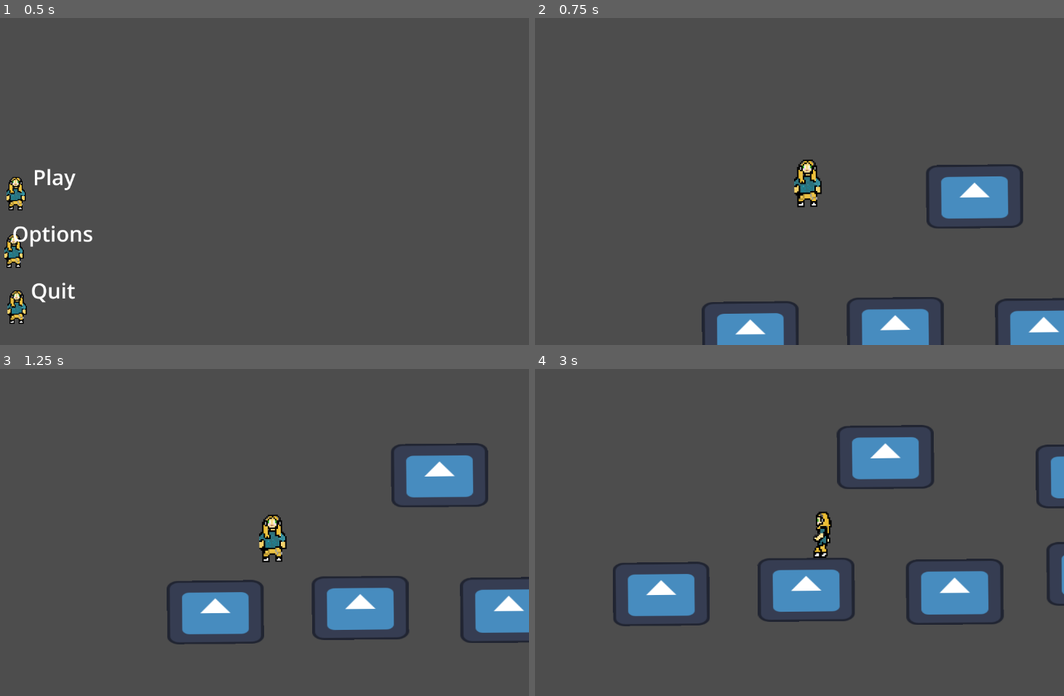
Above: before the commit, frames 1-4 (two rows, left to right).
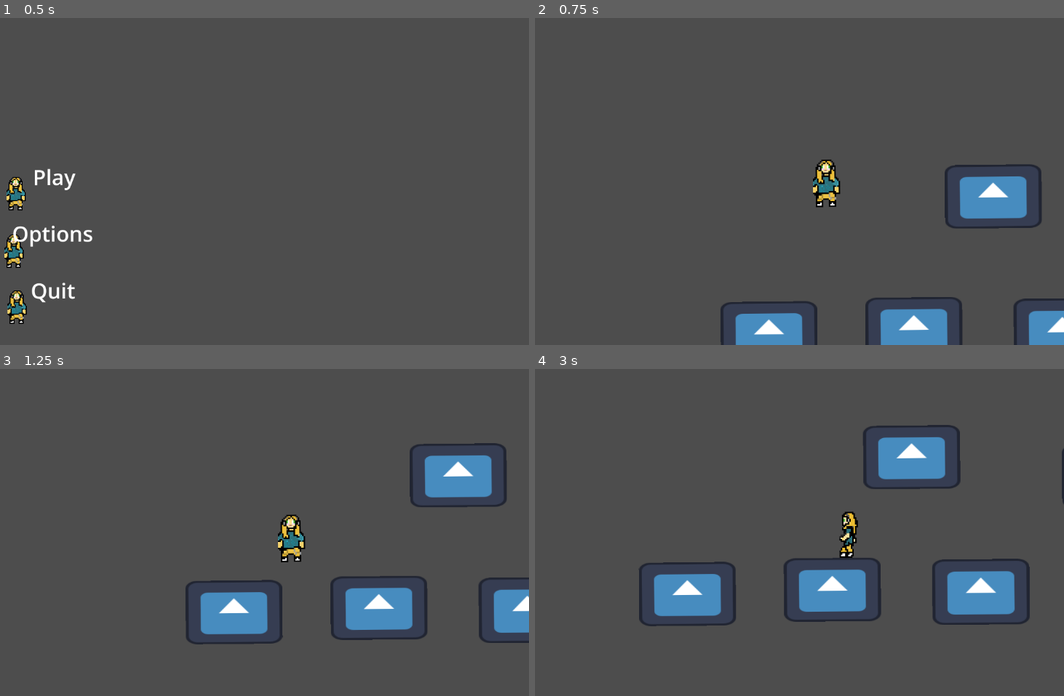
Above: after the commit, the same moments.

Repository: TalesMarc/AngelaCultoRepository
Game: Godot game, scene res://inicio.tscn
Two runs of this game, one before a commit and one after it. Both use one fixed random seed, a clock stepped at 60 frames per second and the inputs below. The engine's default icon, where the game draws it, is replaced by a stand-in: a white triangle on a blue panel in a dark square.
Inputs:
- Up to frame 1 (0.5 s): no input
- Up to frame 2 (0.75 s): click "Play" at 0.5 s
- Up to frame 3 (1.25 s): no input
- Up to frame 4 (3 s): hold D (move_right) 1.28-2.78 s; tap Space (jump) at 1.52, 2.27 s; hold A (move_left) from 2.78 s (still down)

Frame 1 is identical in both runs. In frame 2, 5.9% of the frame differs, in the area x 31-100%, y 43-100%; in frame 3, 6.8%; in frame 4, 9.7%, in the area x 14-100%, y 17-79%.

Commit message:
Atualização automática do projeto

Diff:
--- a/node_2d.tscn
+++ b/node_2d.tscn
@@ -118,7 +118,7 @@
 drag_vertical_enabled = true
 drag_horizontal_offset = -1.0
 drag_vertical_offset = -1.0
-drag_right_margin = 0.41
+drag_right_margin = 0.5
 
 [node name="AnimatedSprite2D" type="AnimatedSprite2D" parent="CharacterBody2D2"]
 sprite_frames = SubResource("SpriteFrames_2hxjc")
